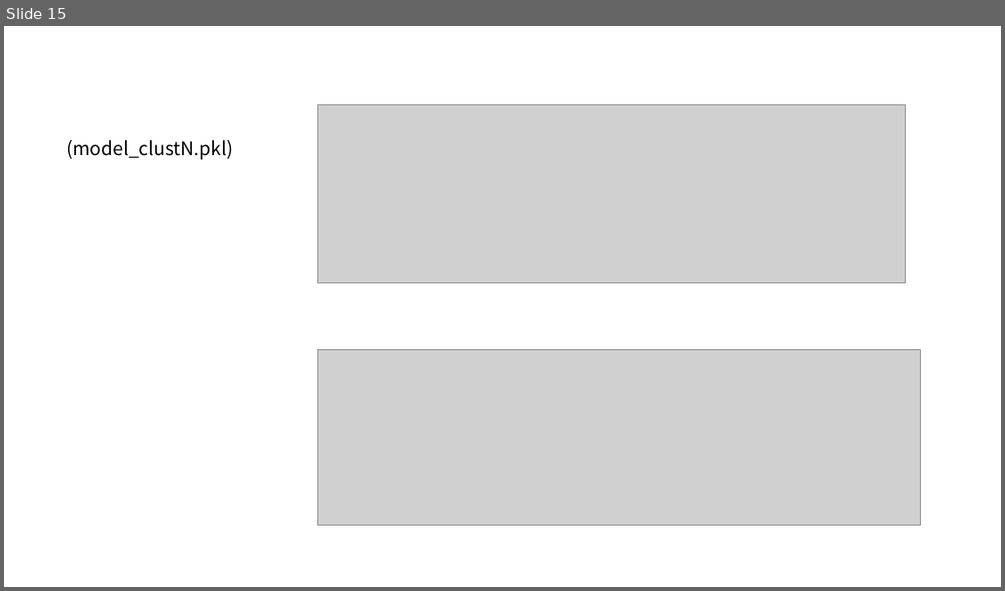
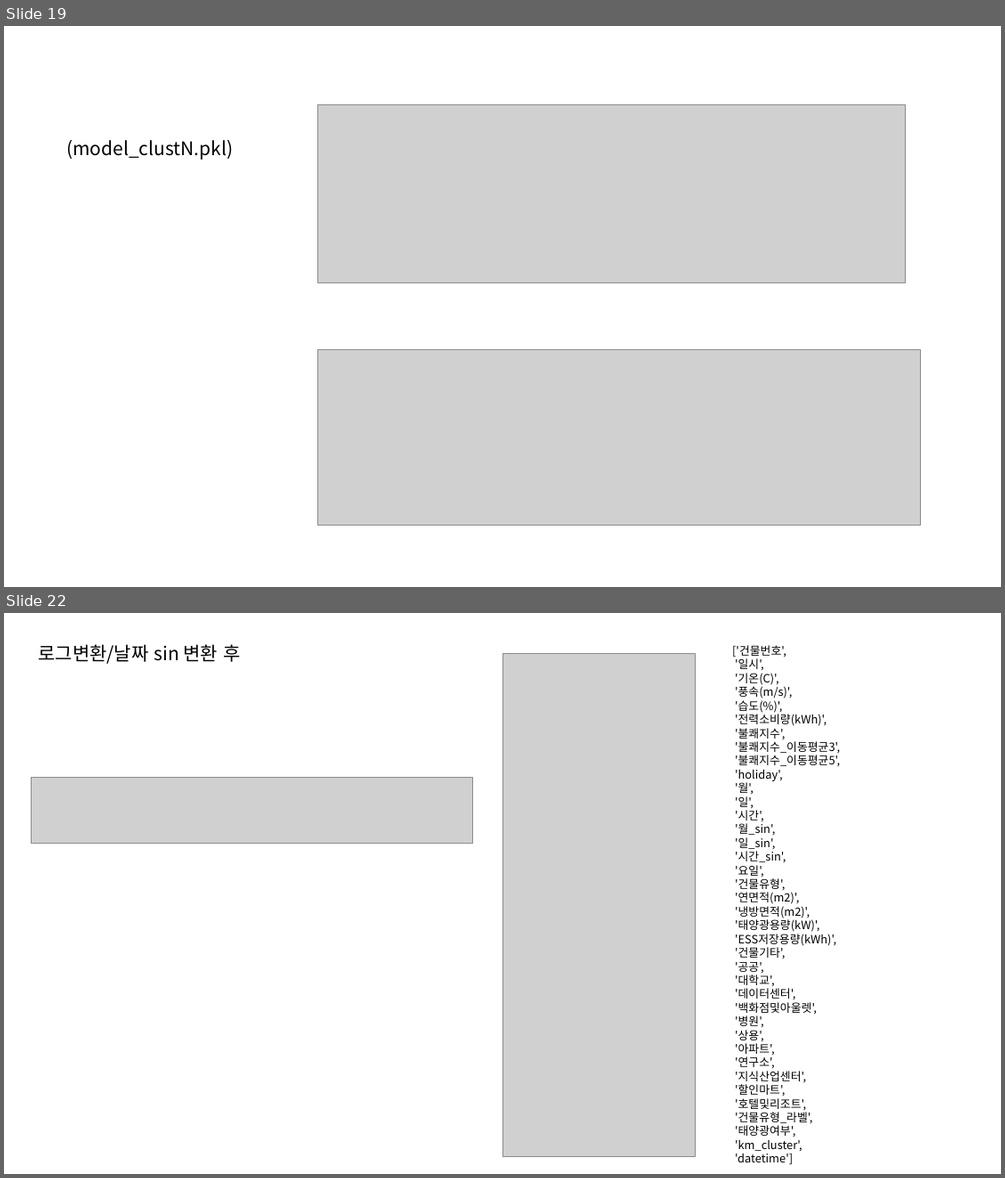
Before and after one commit to 2023dacon/Power-usage-Prediction, a slide deck: 파일/대회.pptx. Shown one above the other, each under a label of ours: slide 15 before the commit, slides 19 and 22 after it; the slides between them are not shown. The pictures are 1005x591 and 1005x1178 pixels, drawn with LibreOffice and Linux fonts; fonts in the diff are those of the drawing; grey boxes stand for pictures. Boxes give left, top, right and bottom in pixels: in the first picture for what was removed or moved away, otherwise in the second. Text is boxed around its words. In the diff, an @@ line names an element or a change of style, - is before the commit and + after.

```diff
--- a/파일/대회.pptx
+++ b/파일/대회.pptx
@@ slide 22 added at (4, 613, 1001, 1174), background #FFFFFF @@
@@ text added at (38, 644, 240, 664), 18 pt, text #000000 @@
+로그변환/날짜 sin 변환 후
@@ picture added at (502, 653, 695, 1157) @@
@@ text added at (732, 645, 840, 1165), 11 pt, text #000000 @@
+['건물번호',
+'일시',
+'기온(C)',
+'풍속(m/s)',
+'습도(%)',
+'전력소비량(kWh)',
+'불쾌지수',
+'불쾌지수_이동평균3',
+'불쾌지수_이동평균5',
+'holiday',
+'월',
+'일',
+'시간',
+'월_sin',
+'일_sin',
+'시간_sin',
+'요일',
+'건물유형',
+'연면적(m2)',
+'냉방면적(m2)',
+'태양광용량(kW)',
+'ESS저장용량(kWh)',
+'건물기타',
+'공공',
+'대학교',
+'데이터센터',
+'백화점및아울렛',
+'병원',
+'상용',
+'아파트',
+'연구소',
+'지식산업센터',
+'할인마트',
+'호텔및리조트',
+'건물유형_라벨',
+'태양광여부',
+'km_cluster',
+'datetime']
@@ picture added at (31, 777, 473, 844) @@
@@ what was slide 15 is now slide 19 @@
```
Also in this commit, not shown: 6 slides changed, 8 other slides added, 2 slides removed, 1 other file.
